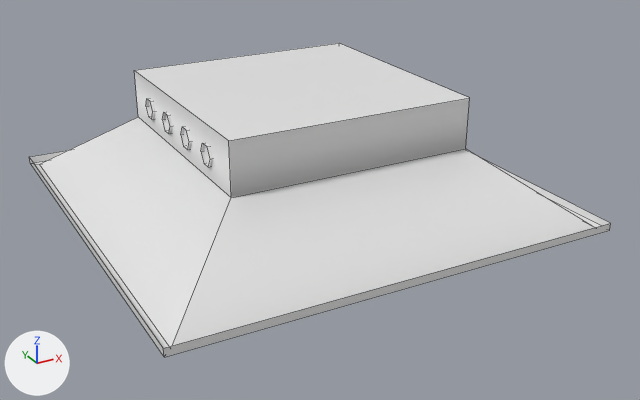
The FBX model Assets/ProjectMOUSE/Assets/1_(ORDENAR)_assets_ferran/17_SOSTRE.fbx, before and after one commit.
Camera for both pictures: a 50 mm camera at (-1.105, 5.485, 1.024) aimed at (0.009, 7.512, 0.011). Arrows for +X, +Y and +Z are at lower left; the lights stay in place. Mesh edges are drawn as thin lines. Where no turn or scale is listed for an object, it has been applied to the vertices.
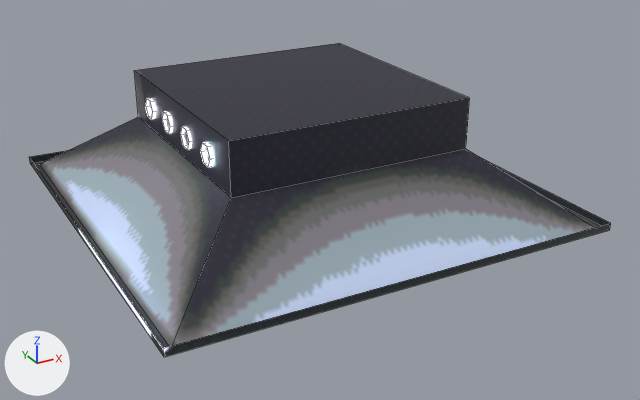
The newer file is also turned or shifted as a whole; pictures and numbers use the older file's frame.

Boxes [x1, y1, x2, y2] around the edits, measured in the pictures (640 x 400 px):
'Plane', surface changed, reshaped (white to grey)
    both: [29, 43, 611, 357]
'Plane.050', added
    after: [146, 98, 213, 167]
part 1 of me_plane, deleted
    before: [181, 126, 192, 150]
part 2 of me_plane, deleted
    before: [146, 98, 155, 119]
part 3 of me_plane, deleted
    before: [201, 143, 213, 167]
part 4 of me_plane, deleted
    before: [162, 112, 172, 134]

What changed in the scene script:
```text
Add img_17_px_sostre_base_color_png:
    img_17_px_sostre_base_color_png = load_image('17_px_SOSTRE_Base_color.png', '../../Textures/1_(ORDENAR)_textures_ferran/17_px_SOSTRE_Base_color.png', 200, 210, 'sRGB')
Add img_17_px_sostre_emissive_png:
    img_17_px_sostre_emissive_png = load_image('17_px_SOSTRE_Emissive.png', '../../Textures/1_(ORDENAR)_textures_ferran/17_px_SOSTRE_Emissive.png', 200, 210, 'sRGB')
Change mat_17_sostre:
    where n0 = _N.new('ShaderNodeBsdfPrincipled'); n0.name = 'Principled BSDF'
    remove n0.inputs[2].default_value = 0.4  # 'Roughness'
    add n0.inputs[28].default_value = 78.6  # 'Emission Strength'
    add n2 = _N.new('ShaderNodeTexImage'); n2.name = 'Image Texture'
    add n2.image = img_17_px_sostre_base_color_png
    add n3 = _N.new('ShaderNodeTexImage'); n3.name = 'Image Texture.001'
    add n3.image = img_17_px_sostre_emissive_png
    add _L.new(n2.outputs[0], n0.inputs[0])  # 'Color' to 'Base Color'
    add _L.new(n3.outputs[0], n0.inputs[27])  # 'Color' to 'Emission Color'
Change me_plane:
    where me_plane.from_pydata(...)  # 68 vertices, 42 faces; spans x -0.623..0.623, y -0.623..0.623, z 0.0..0.333
    used by ob_plane; location = (-0.022, 7.607, 0.0)
    me_plane part 1: the loose piece of 12 vertices spanning x -0.35..0.351, y -0.1..-0.039, z 0.228..0.28 is deleted
    me_plane part 2: the loose piece of 12 vertices spanning x -0.35..0.351, y 0.179..0.239, z 0.228..0.28 is deleted
    me_plane part 3: the loose piece of 12 vertices spanning x -0.35..0.351, y -0.239..-0.179, z 0.228..0.28 is deleted
    me_plane part 4: the loose piece of 12 vertices spanning x -0.35..0.351, y 0.039..0.1, z 0.228..0.28 is deleted
Add me_plane_003:
    me_plane_003.from_pydata(...)  # 48 vertices, 24 faces; spans x -0.35..0.351, y -0.239..0.239, z 0.228..0.28
    me_plane_003.materials.append(mat_17_sostre)
Add ob_plane_050:
    ob_plane_050 = bpy.data.objects.new('Plane.050', me_plane_003)
    ob_plane_050.location = (-0.022, 7.607, 0.0)
```
